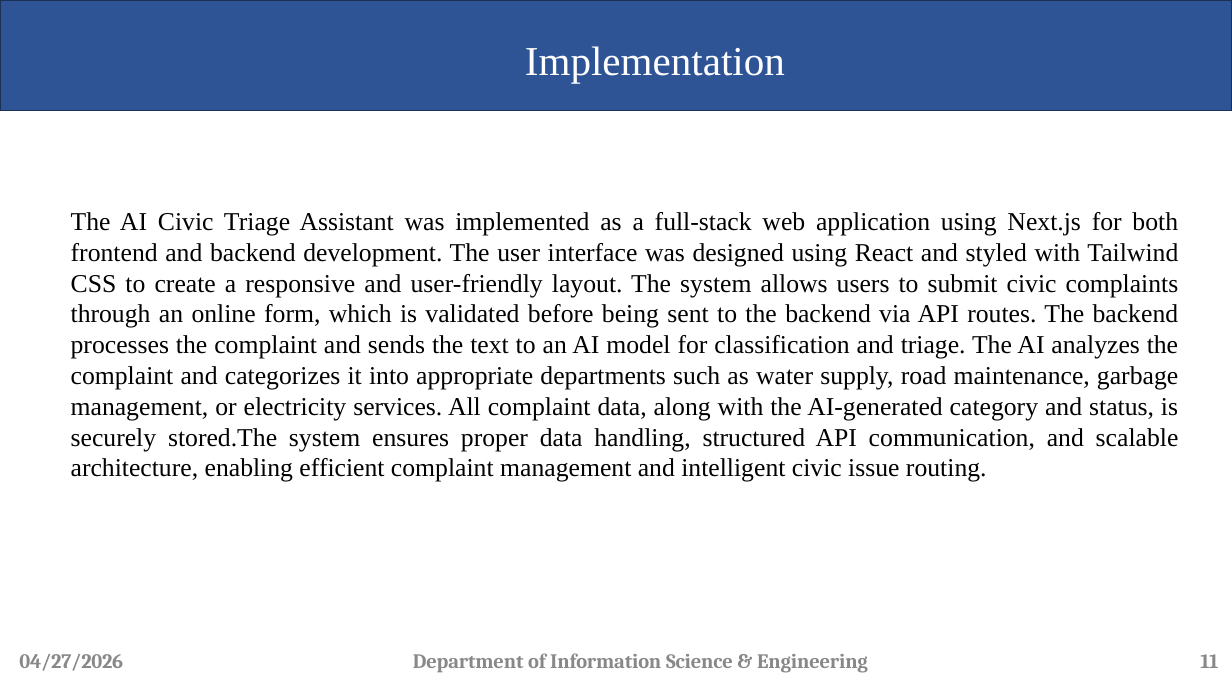
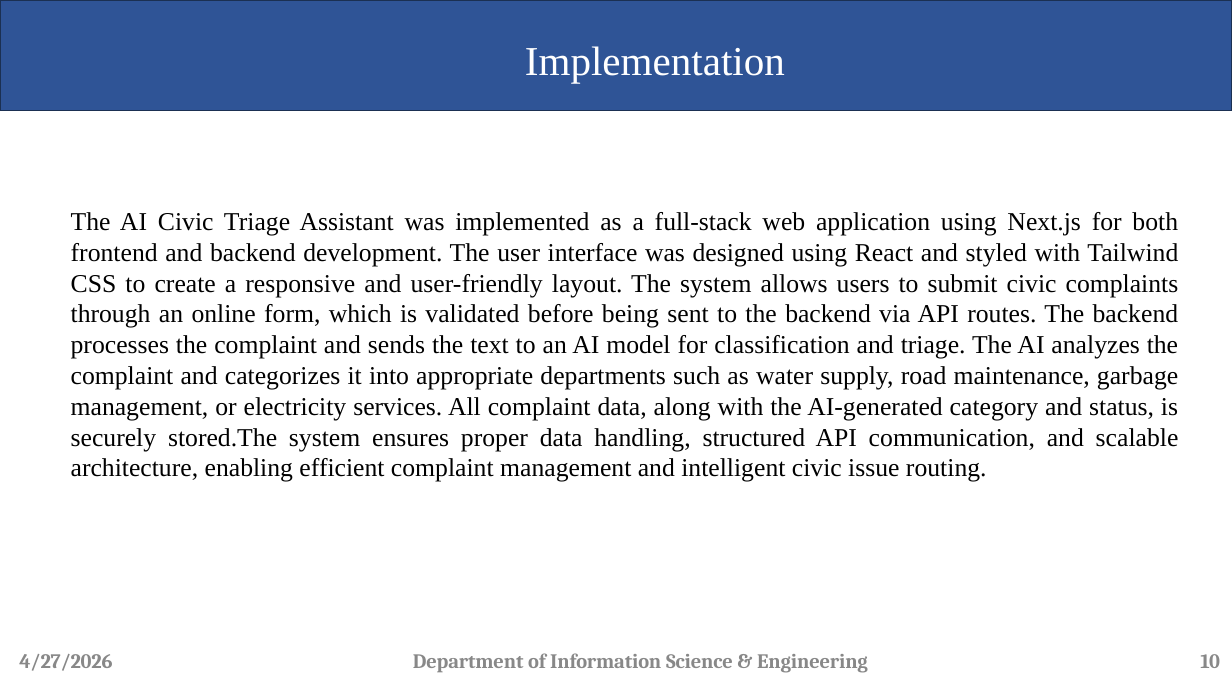
Before and after one commit to Dikshith-Manjunath/MAD-Lab, a slide deck: slide 10 of Mini project - II (22IS66).pptx (slide 11 before the commit). Drawn at 1232x693 pixels with LibreOffice and Linux fonts; fonts in the diff are those of the drawing; background and template pictures are left out. Boxes give left, top, right and bottom in pixels: in the first picture for what was removed or moved away, otherwise in the second. Text is boxed around its words. In the diff, an @@ line names an element or a change of style, - is before the commit and + after.

```diff
--- a/Mini project - II (22IS66).pptx
+++ b/Mini project - II (22IS66).pptx
@@ text at bbox=[19, 654, 112, 671]: text changed @@
-04/27/2026
+4/27/2026
@@ page number at bbox=[1200, 654, 1220, 668]: text changed @@
-11
+10
```
Also in this commit, not shown: 16 other slides changed, 1 slide removed, 3 other files.
